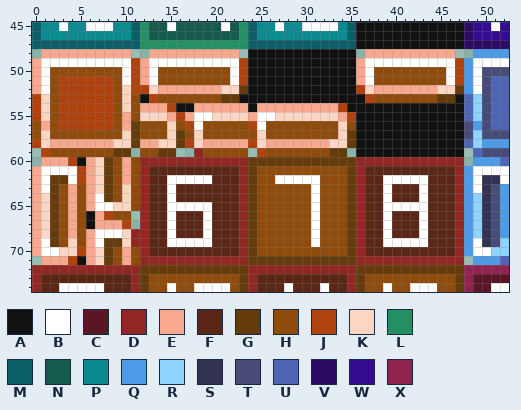
Two states of a pixel-art file, games/Phaser-Snake-Game/public/assets/Tiled/tileSheetx24.aseprite. Above: the version before the commit.
384x384 pixels, 1 frame. Pixels under 10% opacity are left out. Shown: x 0..52, y 45..74. The commit also changed other parts of the picture, which this record leaves out.
Palette (. is transparent): A #111111  B #ffffff  C #5a1624  D #902723  E #f8a88f  F #5a2716  G #653b0b  H #8f4b0b  J #af420e  K #fbd6c4  L #239063  M #0b5e65  N #165a4c  P #0b8a8f  Q #4d9be6  R #8fd3ff  S #323353  T #484a77  U #4d65b4  V #2c0b65  W #350b8f  X #902350
Now the later version:
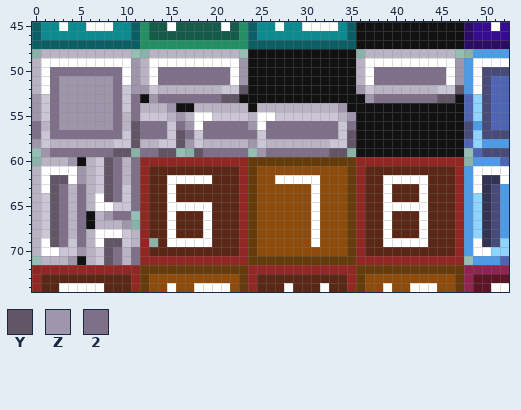
Colours new in this view: Y #625565  Z #a096ac  2 #7f708a
Edits made:
colour E: #f8a88f -> #b9b3c4
colour K: #fbd6c4 -> #cbc6d5
Layer "Layer":
y 49: x 11 J -> Z; x 23 J -> Z; x 47 J -> Z
y 50: x 2..9 HHHHHHHH -> 22222222; x 11 J -> Z; x 14..21 HHHHHHHH -> 22222222; x 23 J -> Z; x 38..45 HHHHHHHH -> 22222222; x 47 J -> Z
y 51: x 2..9 HJJJJJJH -> 2ZZZZZZ2; x 11 J -> Z; x 14..21 HHHHHHHH -> 22222222; x 23 J -> Z; x 38..45 HHHHHHHH -> 22222222; x 47 J -> Z
y 52: x 2..9 HJJJJJJH -> 2ZZZZZZ2; x 11..12 JJ -> ZZ; x 23 G -> Y; x 36 J -> Z; x 47 G -> Y
y 53: x 0 J -> Z; x 2..9 HJJJJJJH -> 2ZZZZZZ2; x 11 H -> 2; x 13..22 JHHHHHHHGG -> Z2222222YY; x 37..46 JHHHHHHHGG -> Z2222222YY
y 54: x 0 J -> Z; x 2..9 HJJJJJJH -> 2ZZZZZZ2; x 11 H -> 2; x 15 J -> Z; x 34 J -> Z
y 55: x 0 J -> Z; x 2..9 HJJJJJJH -> 2ZZZZZZ2; x 11 H -> 2; x 16 J -> Z; x 35 J -> Z
y 56: x 0 H -> 2; x 2..9 HJJJJJJH -> 2ZZZZZZ2; x 11..14 GHHH -> Y222; x 16..17 HJ -> 2Z; x 19..24 HHHHHJ -> 22222Z; x 26..33 HHHHHHHH -> 22222222; x 35 H -> 2
y 57: x 0 H -> 2; x 2..9 HHHHHHHH -> 22222222; x 11..14 GHHH -> Y222; x 16..17 GH -> Y2; x 19..24 HHHHHH -> 222222; x 26..33 HHHHHHHH -> 22222222; x 35 G -> Y
y 58: x 0 J -> Z; x 11 G -> Y; x 16..17 GJ -> YZ; x 24 J -> Z; x 35 G -> Y
y 59: x 1..10 JHHHHHHHGG -> Z2222222YY; x 12..15 HHGG -> 22YY; x 18..23 DHHHHH -> Y22222; x 25..34 JHHHHHHHGG -> Z2222222YY
y 60: x 4 J -> Z; x 8..9 GH -> Y2; x 11 H -> 2
y 61: x 5 J -> Z; x 8..9 GH -> Y2; x 11 H -> 2
y 62: x 2..3 GG -> YY; x 5 J -> Z; x 8..9 GH -> Y2; x 11 H -> 2
y 63..64: x 2..3 GH -> Y2; x 5 H -> 2; x 8..9 GH -> Y2; x 11 H -> 2
y 65: x 2..3 GH -> Y2; x 5 H -> 2; x 11 H -> 2
y 66: x 2..3 GH -> Y2; x 5 H -> 2; x 8..10 JHH -> Z22
y 67: x 2..3 GH -> Y2; x 5 H -> 2; x 10 J -> Z
y 68: x 2..3 GH -> Y2; x 5 H -> 2; x 11 D -> E
y 69: x 2..3 GH -> Y2; x 5 H -> 2; x 8..9 GG -> YY; x 11 D -> E; x 13 F -> .
y 70: x 5 J -> Z; x 8..9 GH -> Y2; x 11 H -> 2
y 71: x 4 J -> Z; x 8..9 GH -> Y2; x 11 H -> 2
